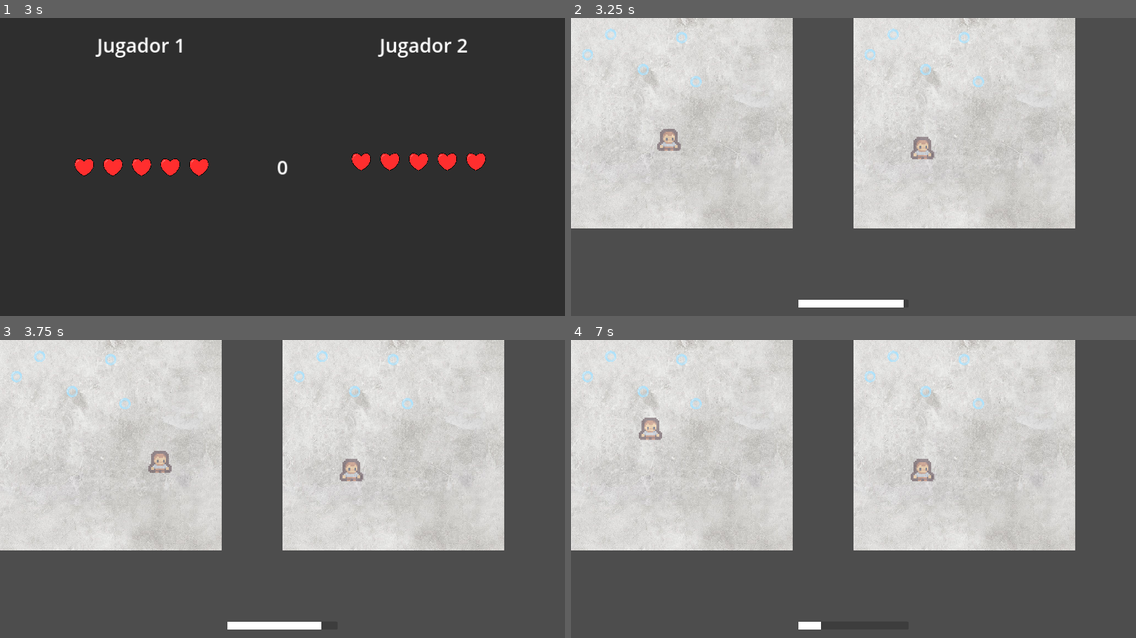
Above: before the commit, frames 1-4 (two rows, left to right).
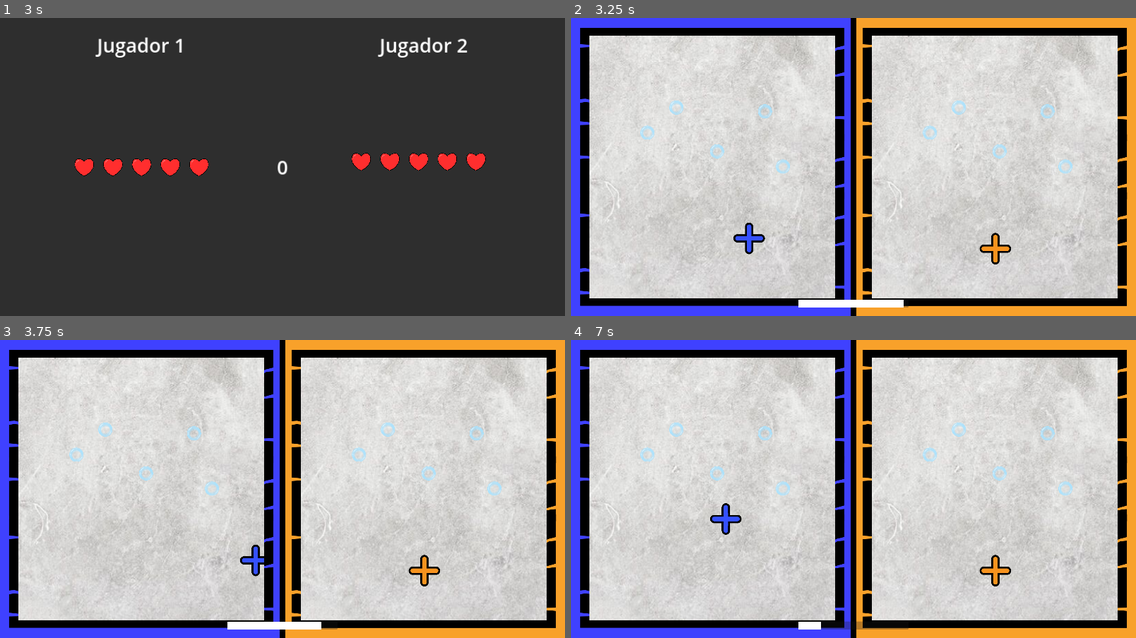
Above: after the commit, the same moments.

Repository: pablo4licante/gamejam-25
Game: Godot game, scene res://escenas/managers/main.tscn
Same seed, same stepped clock (60 frames per second), same inputs: the game is played once before the commit and once after it.
Inputs:
- Up to frame 1 (3 s): tap Enter at 0.5, 2 s; hold D (1_right) 0.53-2.03 s; tap W (1_up) at 0.77, 1.52 s; tap Space at 1.25, 2.75 s; hold A (1_left) 2.03-2.78 s; hold D (1_right) from 2.78 s (still down)
- Up to frame 2 (3.25 s): keep holding D (1_right); tap W (1_up) at 3.02 s
- Up to frame 3 (3.75 s): keep holding D (1_right)
- Up to frame 4 (7 s): tap W (1_up) at 3.77, 4.52, 6.02, 6.77 s; release D (1_right) at 4.28 s; hold A (1_left) 4.28-5.03 s; hold D (1_right) 5.03-5.78 s; hold A (1_left) from 5.78 s (still down)

Frame 1 is identical in both runs. In frame 2, 58% of the frame differs, in the area x 0-100%, y 0-100%; in frame 3, 58%; in frame 4, 59%.

Commit message:
Texturas

Diff:
--- a/escenas/entidades/cursor_dispara.gd
+++ b/escenas/entidades/cursor_dispara.gd
@@ -6,8 +6,11 @@
 const ACCELETARION_SMOOTHING = 20
 
 var colliding_bodies : Array[Node2D] = []
+@export var cursor_azul : Texture2D
+@export var cursor_naranja : Texture2D
 
 @onready var area_2d = $Area2D as Area2D
+@onready var sprite_2d = $Sprite2D as Sprite2D
 
 @onready var bridge = $"../Bridge"
 
@@ -18,6 +21,12 @@
 func _ready():
 	area_2d.body_entered.connect(on_body_entered)
 	area_2d.body_exited.connect(on_body_exited)
+
+	match bridge.jugador:
+		1:
+			sprite_2d.texture = cursor_azul
+		2:
+			sprite_2d.texture = cursor_naranja
 
 
 func _process(delta):
--- a/escenas/entidades/cursor_dispara.tscn
+++ b/escenas/entidades/cursor_dispara.tscn
@@ -1,7 +1,8 @@
-[gd_scene load_steps=5 format=3 uid="uid://bodn7uskalwok"]
+[gd_scene load_steps=6 format=3 uid="uid://bgqybgesl5d4q"]
 
 [ext_resource type="Script" path="res://escenas/entidades/cursor_dispara.gd" id="1_idjdx"]
-[ext_resource type="Texture2D" uid="uid://dsd8p2ifsciuh" path="res://assets/sprites/tile_0085.png" id="2_nqcl0"]
+[ext_resource type="Texture2D" uid="uid://d4lr2sv70wcwf" path="res://assets/ui/cursor_azul.png" id="2_6qun7"]
+[ext_resource type="Texture2D" uid="uid://dxy8356hk0mat" path="res://assets/ui/cursor_naranja.png" id="3_rxdw3"]
 
 [sub_resource type="CircleShape2D" id="CircleShape2D_t83pe"]
 radius = 43.566
@@ -12,12 +13,13 @@
 [node name="Cursor_dispara" type="CharacterBody2D"]
 collision_mask = 6
 script = ExtResource("1_idjdx")
+cursor_azul = ExtResource("2_6qun7")
+cursor_naranja = ExtResource("3_rxdw3")
 
 [node name="Sprite2D" type="Sprite2D" parent="."]
-modulate = Color(1, 1, 1, 0.447059)
 texture_filter = 3
-scale = Vector2(5.36, 5.36)
-texture = ExtResource("2_nqcl0")
+scale = Vector2(0.3, 0.3)
+texture = ExtResource("2_6qun7")
 
 [node name="CollisionShape2D" type="CollisionShape2D" parent="."]
 visible = false
--- a/escenas/entidades/jugador_plataformas.tscn
+++ b/escenas/entidades/jugador_plataformas.tscn
@@ -52,4 +52,4 @@
 scale = Vector2(0.05, 0.05)
 sprite_frames = SubResource("SpriteFrames_wk1t5")
 animation = &"jump"
-frame_progress = 0.97236
+frame_progress = 0.376925
--- a/escenas/entidades/plataforma_burbuja.tscn
+++ b/escenas/entidades/plataforma_burbuja.tscn
@@ -10,7 +10,7 @@
 script = ExtResource("1_p4r38")
 
 [node name="Sprite2D" type="Sprite2D" parent="."]
-scale = Vector2(0.0219988, 0.0219988)
+scale = Vector2(0.032, 0.032)
 texture = ExtResource("2_382lk")
 
 [node name="Area2D" type="Area2D" parent="."]
--- a/escenas/managers/bridge.gd
+++ b/escenas/managers/bridge.gd
@@ -1,6 +1,7 @@
 extends Node2D
 
 var tipo_interfaz = 0
+var jugador = 0
 
 @export var finished = false
 @export var puntuacion = 0
--- a/escenas/managers/main.gd
+++ b/escenas/managers/main.gd
@@ -23,10 +23,10 @@
 var nivel_ultimo = ""
 
 var niveles = {			# Tipo Victoria
-	"test2": [0],
+	#"test2": [0],
 	#"test": [0],
 	"dispara_1": [1],
-	"escena_plataformas_1": [1]
+	#"escena_plataformas_1": [1]
 }
 var nivel_tipo_victoria = 0
 
@@ -210,6 +210,9 @@
 			puente_juego2 = buscar_bridge(game_scene2)
 			puntos_juego2_actual = 0
 
+			puente_juego1.jugador = 1
+			puente_juego2.jugador = 2
+
 			# Agregar pantalla de juego
 			viewport_juego1.add_child(game_scene)
 			viewport_juego2.add_child(game_scene2)
--- a/escenas/managers/main.tscn
+++ b/escenas/managers/main.tscn
@@ -1,7 +1,8 @@
-[gd_scene load_steps=7 format=3 uid="uid://ceh1gtstwdudh"]
+[gd_scene load_steps=8 format=3 uid="uid://ceh1gtstwdudh"]
 
 [ext_resource type="Script" path="res://escenas/managers/main.gd" id="1_byav3"]
 [ext_resource type="Texture2D" uid="uid://n77cfiy6jkvg" path="res://assets/sprites/corazon.png" id="2_2g6pr"]
+[ext_resource type="Texture2D" uid="uid://bi5y7t11g8rqk" path="res://assets/ui/marco_juego_2.png" id="2_wm7y4"]
 
 [sub_resource type="StyleBoxEmpty" id="StyleBoxEmpty_2nuhl"]
 
@@ -82,6 +83,15 @@
 size = Vector2i(1152, 648)
 render_target_update_mode = 0
 
+[node name="TextureRect" type="TextureRect" parent="CanvasLayer/PanelJuego"]
+layout_mode = 1
+anchors_preset = 15
+anchor_right = 1.0
+anchor_bottom = 1.0
+grow_horizontal = 2
+grow_vertical = 2
+texture = ExtResource("2_wm7y4")
+
 [node name="PanelVidas" type="Panel" parent="CanvasLayer"]
 anchors_preset = 15
 anchor_right = 1.0
--- a/escenas/niveles/dispara_1.tscn
+++ b/escenas/niveles/dispara_1.tscn
@@ -3,17 +3,15 @@
 [ext_resource type="PackedScene" path="res://escenas/entidades/objetivo_burbuja.tscn" id="1_g6lxu"]
 [ext_resource type="Script" path="res://escenas/niveles/dispara_1.gd" id="1_ro2gb"]
 [ext_resource type="PackedScene" uid="uid://wls1xt3tgwv" path="res://escenas/managers/bridge.tscn" id="2_og4dl"]
-[ext_resource type="PackedScene" path="res://escenas/entidades/cursor_dispara.tscn" id="2_yigsh"]
+[ext_resource type="PackedScene" uid="uid://bgqybgesl5d4q" path="res://escenas/entidades/cursor_dispara.tscn" id="2_yigsh"]
 [ext_resource type="Texture2D" uid="uid://v3qwqt5xhgck" path="res://assets/fondos/fondo_explota_pompas.jpg" id="5_h3b8k"]
 
 [node name="Dispara1" type="Node"]
 script = ExtResource("1_ro2gb")
 
-[node name="Fondo" type="TextureRect" parent="."]
-offset_left = -274.0
-offset_top = -220.0
-offset_right = 803.0
-offset_bottom = 763.0
+[node name="Sprite2D" type="Sprite2D" parent="."]
+position = Vector2(433, -10)
+scale = Vector2(2, 2)
 texture = ExtResource("5_h3b8k")
 
 [node name="Bridge" parent="." instance=ExtResource("2_og4dl")]
@@ -44,3 +42,7 @@
 offset_right = 402.0
 offset_bottom = 354.0
 theme_override_font_sizes/font_size = 64
+
+[node name="Camera2D" type="Camera2D" parent="."]
+position = Vector2(248, 232)
+zoom = Vector2(1.25, 1.25)
--- a/escenas/niveles/escena_plataformas_1.tscn
+++ b/escenas/niveles/escena_plataformas_1.tscn
@@ -18,9 +18,10 @@
 [node name="EscenaPlataformas1" type="Node"]
 script = ExtResource("1_yrlp3")
 
-[node name="Sprite2D" type="Sprite2D" parent="."]
-position = Vector2(288, 252)
-scale = Vector2(3, 3)
+[node name="Fondo" type="Sprite2D" parent="."]
+texture_repeat = 2
+position = Vector2(1474, -821)
+scale = Vector2(10, 10)
 texture = ExtResource("2_j5nac")
 
 [node name="Bridge" parent="." instance=ExtResource("2_q6grq")]
--- a/escenas/niveles/test2.tscn
+++ b/escenas/niveles/test2.tscn
@@ -20,6 +20,8 @@
 anchors_preset = 15
 anchor_right = 1.0
 anchor_bottom = 1.0
+offset_top = -2.0
+offset_bottom = -2.0
 grow_horizontal = 2
 grow_vertical = 2
 theme_override_styles/panel = SubResource("StyleBoxFlat_lb4gy")
Binary file added: assets/ui/cursor_azul.png
Not shown, added: assets/ui/cursor_azul.png.import
Binary file added: assets/ui/cursor_naranja.png
Not shown, added: assets/ui/cursor_naranja.png.import
Binary file added: assets/ui/marco_juego_2.png
Not shown, added: assets/ui/marco_juego_2.png.import
